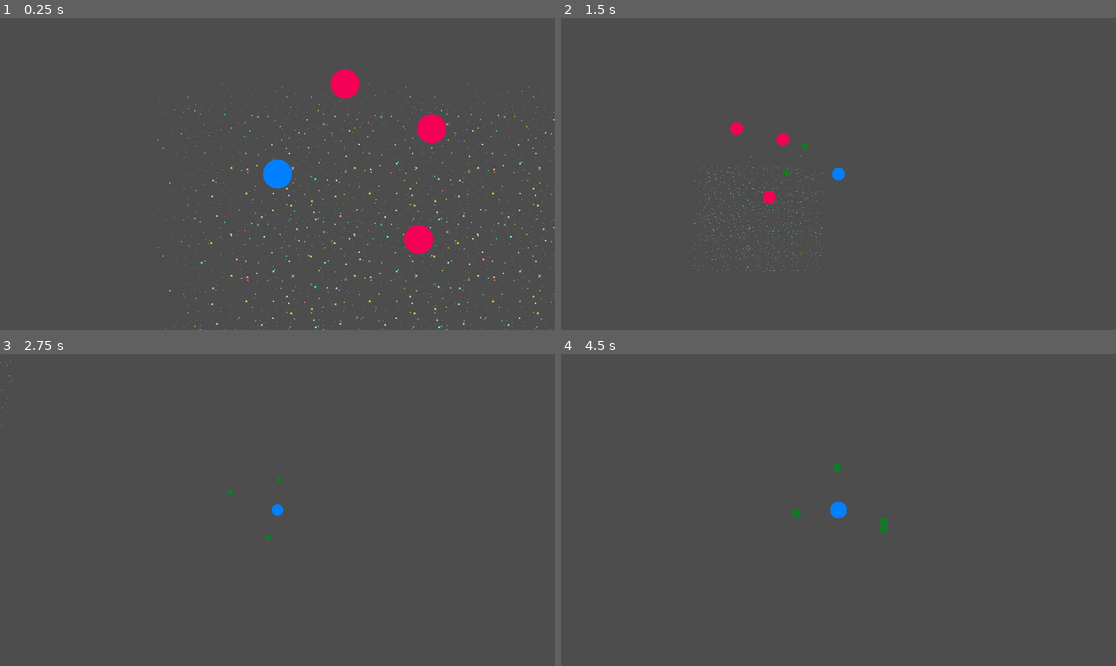
Above: before the commit, frames 1-4 (two rows, left to right).
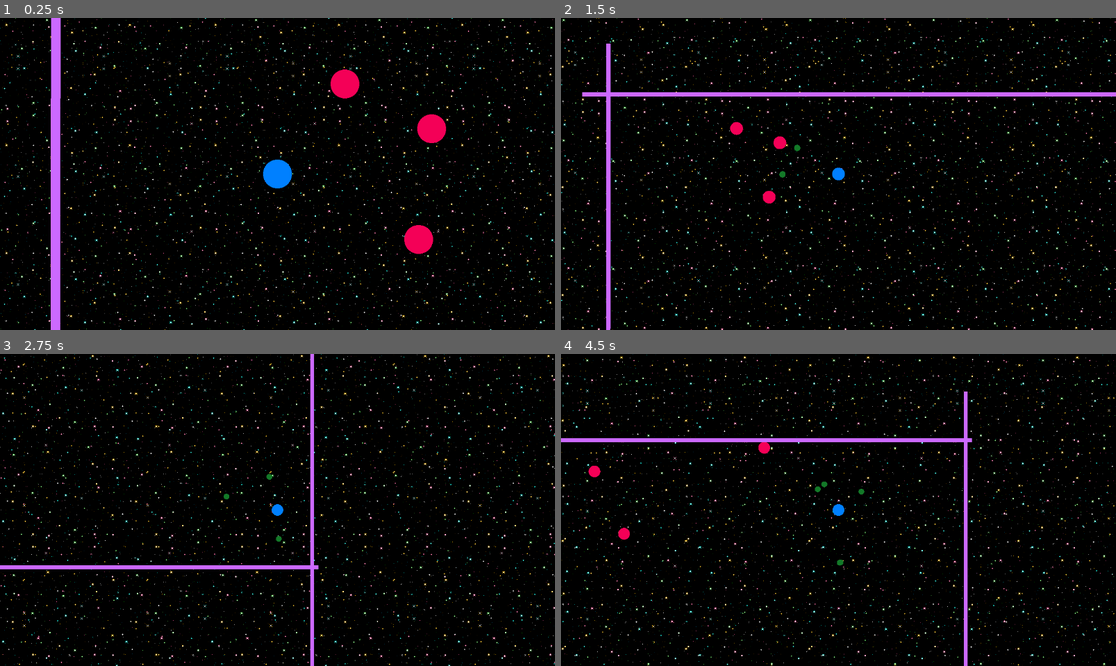
Above: after the commit, the same moments.

Repository: Neshri/godot-testing
Game: Godot game, scene res://main.tscn
Same seed, same stepped clock (60 frames per second), same inputs: the game is played once before the commit and once after it.
Inputs:
- Up to frame 1 (0.25 s): no input
- Up to frame 2 (1.5 s): tap Enter (ui_accept) at 0.5, 0.77 s; hold Right (ui_right) 0.53-1.28 s; hold Down (ui_down) from 1.28 s (still down)
- Up to frame 3 (2.75 s): tap Enter (ui_accept) at 1.52 s; release Down (ui_down) at 2.03 s; hold Right (ui_right) from 2.03 s (still down)
- Up to frame 4 (4.5 s): release Right (ui_right) at 2.78 s; hold Up (ui_up) 2.78-3.53 s; tap Enter (ui_accept) at 3.02, 3.77 s; hold Left (ui_left) from 3.53 s (still down)

The runs differ from the first frame. In frame 1, 98% of the frame differs, in the area x 0-100%, y 0-100%; in frame 2, 100%; in frame 3, 100%; in frame 4, 100%.

Commit message:
Fixed the background

Diff:
--- a/main.tscn
+++ b/main.tscn
@@ -1,8 +1,9 @@
-[gd_scene load_steps=4 format=3 uid="uid://cjow6644f4t7s"]
+[gd_scene load_steps=5 format=3 uid="uid://cjow6644f4t7s"]
 
 [ext_resource type="PackedScene" uid="uid://delfo4sj40jv5" path="res://player.tscn" id="1_0xm2m"]
 [ext_resource type="PackedScene" uid="uid://7stbb8vwkrg6" path="res://celestial_body.tscn" id="2_h2yge"]
 [ext_resource type="PackedScene" uid="uid://cx60suvwh8qnp" path="res://parallax_background.tscn" id="3_h2yge"]
+[ext_resource type="PackedScene" uid="uid://c16ymda0voas2" path="res://static_wall.tscn" id="4_1bvp3"]
 
 [node name="Main" type="Node2D"]
 
@@ -29,3 +30,18 @@
 visible_ratio = 0.0
 
 [node name="ParallaxBackground" parent="." instance=ExtResource("3_h2yge")]
+follow_viewport_enabled = false
+
+[node name="StaticWall" parent="." instance=ExtResource("4_1bvp3")]
+position = Vector2(-573, -346)
+
+[node name="StaticWall2" parent="." instance=ExtResource("4_1bvp3")]
+position = Vector2(-574, 1147)
+
+[node name="StaticWall3" parent="." instance=ExtResource("4_1bvp3")]
+position = Vector2(-460, -576)
+rotation = 1.57199
+
+[node name="StaticWall4" parent="." instance=ExtResource("4_1bvp3")]
+position = Vector2(2040, -584)
+rotation = 1.5713
--- a/orbital.tscn
+++ b/orbital.tscn
@@ -8,6 +8,7 @@
 
 [node name="Orbital" type="Area2D"]
 script = ExtResource("1_aa6px")
+stretch_factor = 0.9
 
 [node name="CollisionShape2D" type="CollisionShape2D" parent="."]
 shape = SubResource("CircleShape2D_1s0sj")
--- a/parallax_background.tscn
+++ b/parallax_background.tscn
@@ -1,6 +1,7 @@
-[gd_scene load_steps=5 format=3 uid="uid://cx60suvwh8qnp"]
+[gd_scene load_steps=6 format=3 uid="uid://cx60suvwh8qnp"]
 
 [ext_resource type="Texture2D" uid="uid://b8xmxaoimr773" path="res://Enjl-Starry Space Background/background_1.png" id="1_2pwms"]
+[ext_resource type="Script" uid="uid://crstr3dnkuif1" path="res://parallax_resizer.gd" id="1_xoild"]
 [ext_resource type="Texture2D" uid="uid://dmiou4dcf86n7" path="res://Enjl-Starry Space Background/background_2.png" id="2_xoild"]
 [ext_resource type="Texture2D" uid="uid://ca1yoiaenbuy3" path="res://Enjl-Starry Space Background/background_3.png" id="3_kwhg4"]
 [ext_resource type="Texture2D" uid="uid://b8gwjk256ktbd" path="res://Enjl-Starry Space Background/background_4.png" id="4_hy12d"]
@@ -9,6 +10,8 @@
 follow_viewport_enabled = true
 scroll_limit_begin = Vector2(-1e+06, -1e+06)
 scroll_limit_end = Vector2(1e+06, 1e+06)
+scroll_ignore_camera_zoom = true
+script = ExtResource("1_xoild")
 
 [node name="ParallaxLayer_Distant" type="ParallaxLayer" parent="."]
 motion_scale = Vector2(0.1, 0.1)
@@ -19,7 +22,7 @@
 texture = ExtResource("1_2pwms")
 centered = false
 region_enabled = true
-region_rect = Rect2(-512, -448, 1024, 896)
+region_rect = Rect2(0, 0, 1024, 896)
 
 [node name="ParallaxLayer_Mid" type="ParallaxLayer" parent="."]
 motion_scale = Vector2(0.3, 0.3)
@@ -30,7 +33,7 @@
 texture = ExtResource("2_xoild")
 centered = false
 region_enabled = true
-region_rect = Rect2(-512, -448, 1024, 896)
+region_rect = Rect2(0, 0, 1024, 896)
 
 [node name="ParallaxLayer_Close" type="ParallaxLayer" parent="."]
 motion_scale = Vector2(0.6, 0.6)
@@ -41,9 +44,10 @@
 texture = ExtResource("3_kwhg4")
 centered = false
 region_enabled = true
-region_rect = Rect2(-512, -448, 1024, 896)
+region_rect = Rect2(0, 0, 1024, 896)
 
 [node name="ParallaxLayer_Foreground" type="ParallaxLayer" parent="."]
+texture_repeat = 2
 motion_scale = Vector2(0.9, 0.9)
 motion_mirroring = Vector2(256, 224)
 
@@ -52,4 +56,4 @@
 texture = ExtResource("4_hy12d")
 centered = false
 region_enabled = true
-region_rect = Rect2(-512, -448, 1024, 896)
+region_rect = Rect2(0, 0, 1024, 896)
--- /dev/null
+++ b/parallax_resizer.gd
@@ -0,0 +1,46 @@
+extends ParallaxBackground
+
+@export var buffer_pixels_x: int = 50 # Add a small buffer to prevent tiny gaps
+@export var buffer_pixels_y: int = 50
+
+func _ready():
+	# Set the sizes when the game starts
+	set_parallax_sizes()
+
+# Uncomment the func below if you want the background to resize if the player changes window size during gameplay
+# func _notification(what):
+#    if what == NOTIFICATION_WM_WINDOW_RESIZED:
+#        set_parallax_sizes()
+
+func set_parallax_sizes():
+	# Get the current size of the game's viewport (window)
+	# THIS IS THE CORRECTED LINE FOR GODOT 4
+	var viewport_size = get_viewport().get_visible_rect().size
+
+	# Calculate the target width and height for our sprites and mirroring
+	# We add a small buffer to ensure it always covers the screen.
+	var target_width = viewport_size.x + buffer_pixels_x
+	var target_height = viewport_size.y + buffer_pixels_y
+
+	# Iterate through all the ParallaxLayer children of this ParallaxBackground
+	for child in get_children():
+		if child is ParallaxLayer:
+			var parallax_layer = child
+
+			# Find the Sprite2D within this ParallaxLayer
+			for layer_child in parallax_layer.get_children():
+				if layer_child is Sprite2D:
+					var sprite = layer_child
+
+					# 1. Update the Sprite2D's Region Rect
+					var region = sprite.region_rect
+					region.size = Vector2(target_width, target_height)
+					sprite.region_rect = region
+					sprite.region_enabled = true
+
+					# 2. Update the ParallaxLayer's Mirroring
+					parallax_layer.motion_mirroring = Vector2(target_width, target_height)
+
+					# We've found and updated the sprite for this layer, so break
+					# to move to the next ParallaxLayer
+					break
--- a/project.godot
+++ b/project.godot
@@ -24,3 +24,4 @@
 textures/canvas_textures/default_texture_filter=0
 renderer/rendering_method="gl_compatibility"
 renderer/rendering_method.mobile="gl_compatibility"
+environment/defaults/default_clear_color=Color(0, 0, 0, 1)
--- /dev/null
+++ b/static_wall.tscn
@@ -0,0 +1,18 @@
+[gd_scene load_steps=3 format=3 uid="uid://c16ymda0voas2"]
+
+[ext_resource type="Script" uid="uid://d02413404xf8y" path="res://visuals_rectangle.gd" id="1_lw2vi"]
+
+[sub_resource type="RectangleShape2D" id="RectangleShape2D_i7uw2"]
+size = Vector2(2655, 20)
+
+[node name="StaticWall" type="Node2D"]
+
+[node name="StaticBody2D" type="StaticBody2D" parent="."]
+
+[node name="CollisionShape2D" type="CollisionShape2D" parent="StaticBody2D"]
+position = Vector2(1317.5, 0)
+shape = SubResource("RectangleShape2D_i7uw2")
+
+[node name="Visuals" type="Node2D" parent="StaticBody2D"]
+script = ExtResource("1_lw2vi")
+color = Color(0.800806, 0.410907, 1, 1)
--- /dev/null
+++ b/visuals_rectangle.gd
@@ -0,0 +1,33 @@
+@tool
+extends Node2D
+
+# You can change this color in the Inspector.
+@export var color: Color = Color.DODGER_BLUE
+
+func _process(delta):
+	# This ensures the visual updates in the editor when you move or resize the collision shape.
+	queue_redraw()
+
+func _draw():
+	# Get a reference to the CollisionShape2D sibling node.
+	var collision_shape = get_parent().get_node_or_null("CollisionShape2D")
+
+	# --- Safety Checks ---
+	if not collision_shape or not collision_shape.shape or not collision_shape.shape is RectangleShape2D:
+		# If the collision shape isn't set up correctly, do nothing.
+		return
+
+	# --- Drawing Logic ---
+	# 1. Get the size from the shape resource itself.
+	var shape_size = collision_shape.shape.size
+
+	# 2. Get the offset from the CollisionShape2D node's own position. THIS IS THE FIX.
+	var shape_offset = collision_shape.position
+
+	# Calculate the top-left corner for the rectangle. This now correctly
+	# combines the offset of the node with the size of the shape,
+	# ensuring the visual is perfectly aligned with the physics.
+	var top_left_position = shape_offset - (shape_size / 2)
+
+	# Draw the rectangle using the combined data.
+	draw_rect(Rect2(top_left_position, shape_size), color)
Not shown, added: brainstorm.txt
Not shown, added: parallax_resizer.gd.uid
Not shown, added: visuals_rectangle.gd.uid
